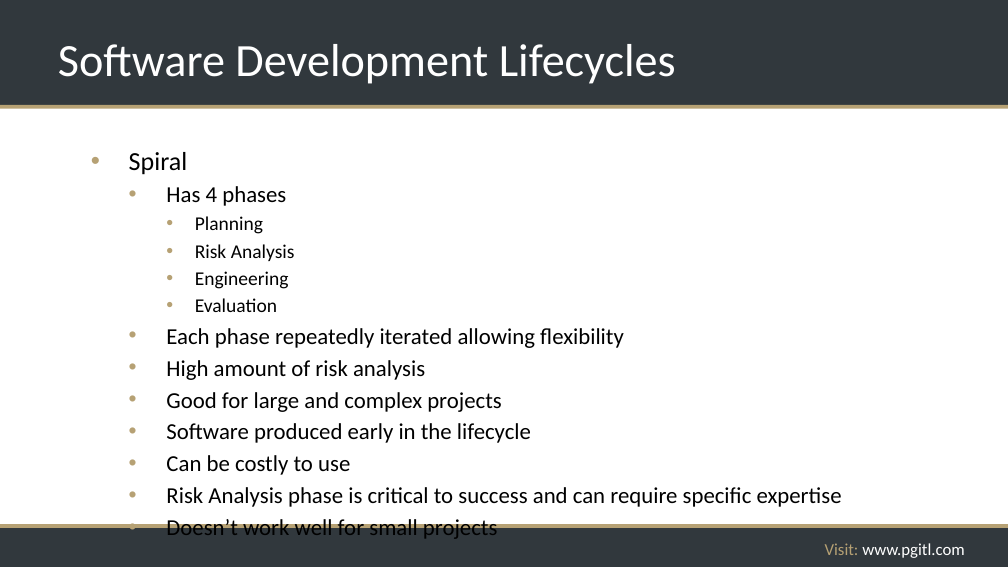
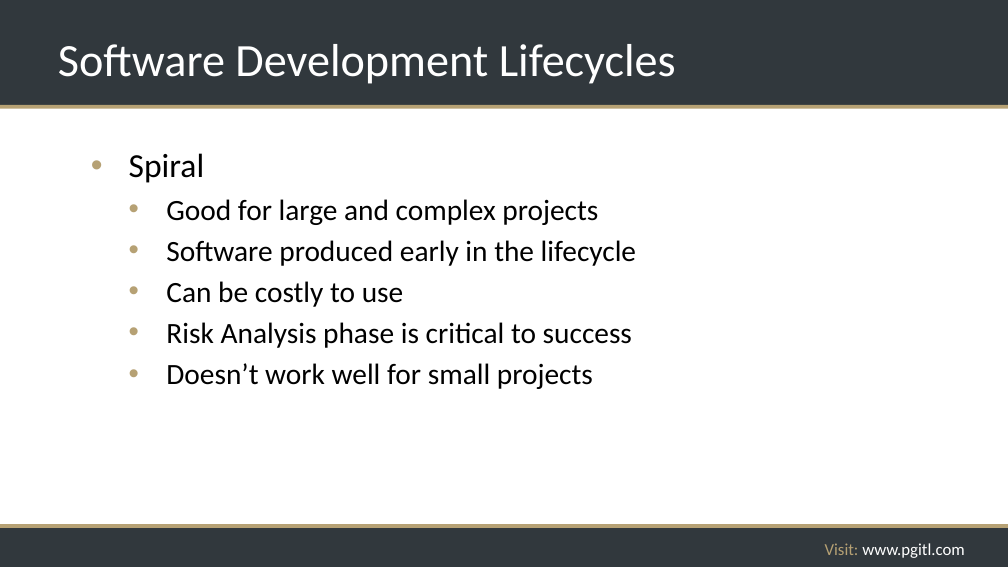
Before and after one commit to rikkouri/project-a, a slide deck: slide 190 of Programming Foundations.pptx (slide 184 before the commit). Drawn at 1008x567 pixels with LibreOffice and Linux fonts; fonts in the diff are those of the drawing; background and template pictures are left out. Boxes give left, top, right and bottom in pixels: in the first picture for what was removed or moved away, otherwise in the second. Text is boxed around its words. In the diff, an @@ line names an element or a change of style, - is before the commit and + after.

```diff
--- a/Programming Foundations.pptx
+++ b/Programming Foundations.pptx
@@ text at (129, 153, 636, 389): size 24.8 to 32 pt in "Spiral"; size 21.7 to 28 pt in "Good for large and complex projects", "Software produced early in the lifecycle", "Can be costly to use", "Doesn’t work well for small projects"; more space between paragraphs @@
@@ text at (166, 186, 624, 380): paragraphs removed @@
-  • Has 4 phases
-    • Planning
-    • Risk Analysis
-    • Engineering
-    • Evaluation
-  • Each phase repeatedly iterated allowing flexibility
-  • High amount of risk analysis
@@ text at (166, 322, 632, 348): text changed; size 21.7 to 28 pt @@
-  • Risk Analysis phase is critical to success and can require specific expertise
+  • Risk Analysis phase is critical to success
```
Also in this commit, not shown: 28 other slides changed, 15 slides added, 1 slide removed.
